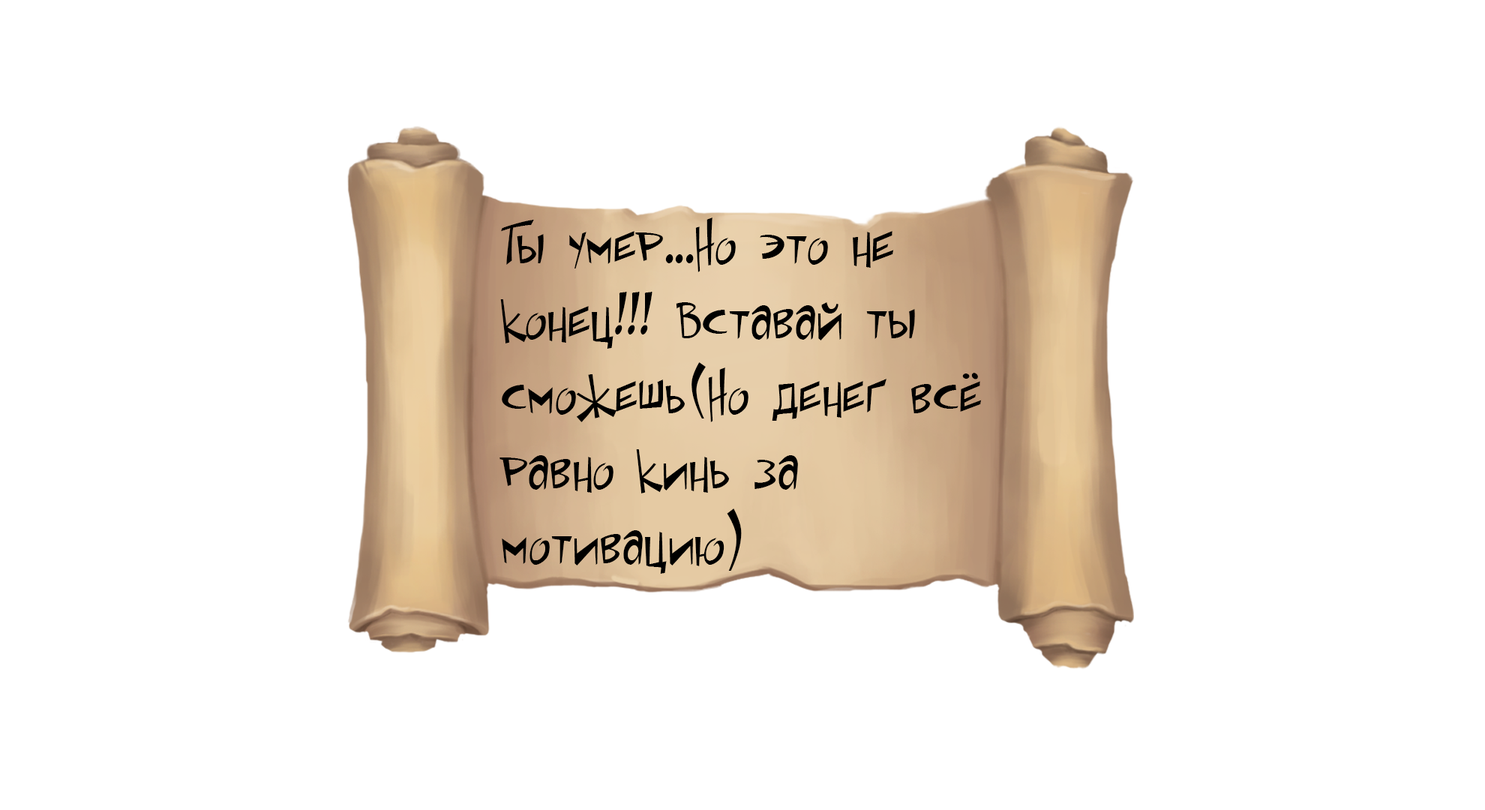
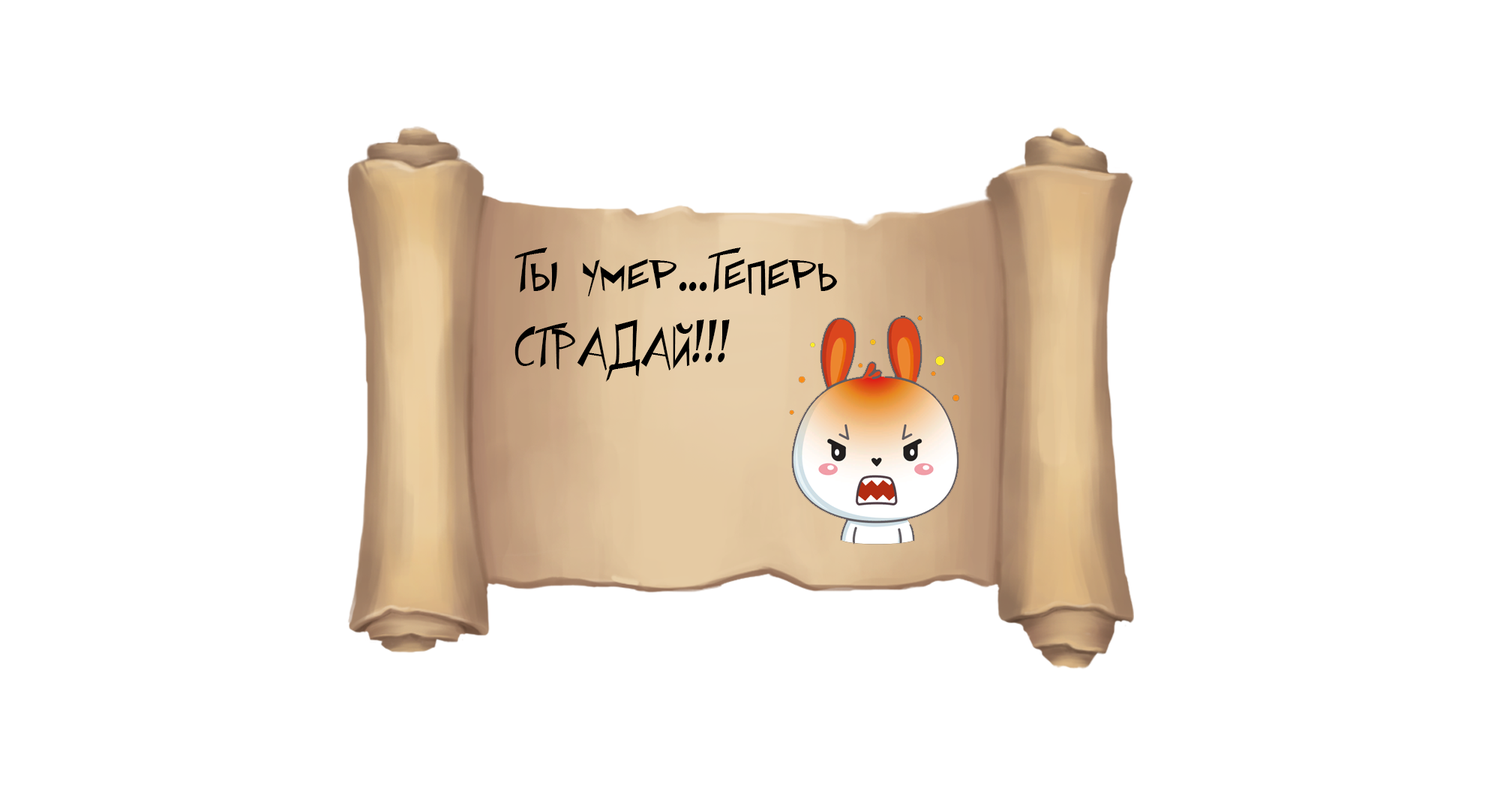
Two versions of the same layered image (1485 × 810). Layer-by-layer changes:
added group "4" with 2 layers above "3" over [514, 247, 960, 545]
added layer "Слой 2" in group "4" over [789, 315, 960, 545]
added layer "Ты умер...Теперь СТРАДАЙ!!!" in group "4" over [514, 247, 838, 382]
hid group "3" (1 layers) over [499, 217, 982, 574]
renamed "Ты умер...Но это не конец!!! Вставай ты сможешь(Но денег всё ра" to "Ты умер...Но это не конец!!! Вставай ты сможешь! А если нет, то", painted on it over [499, 217, 982, 574]
